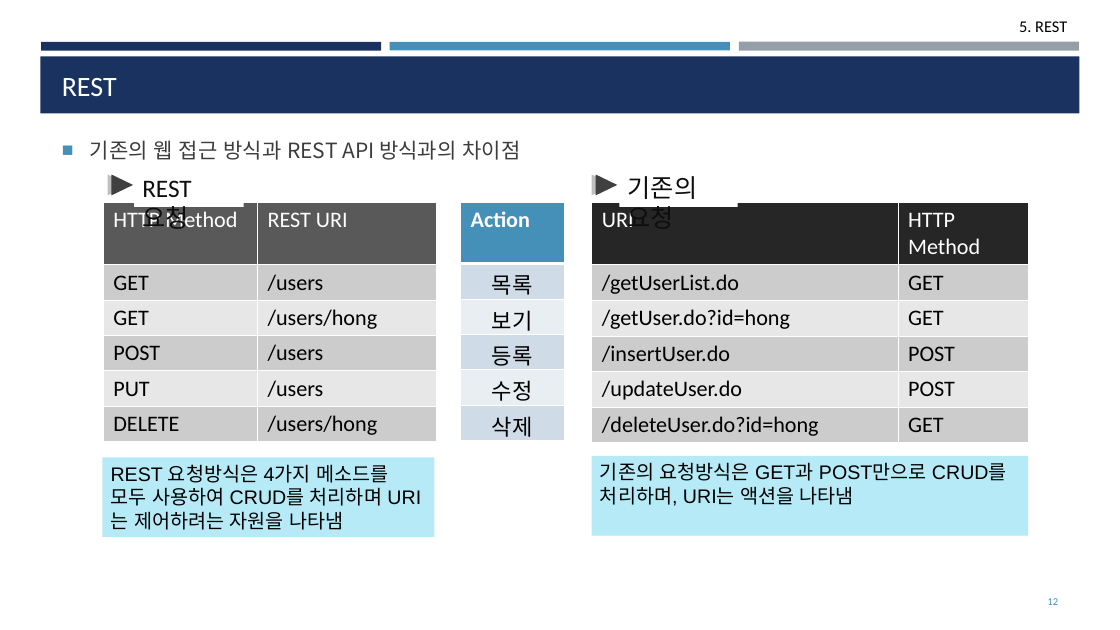
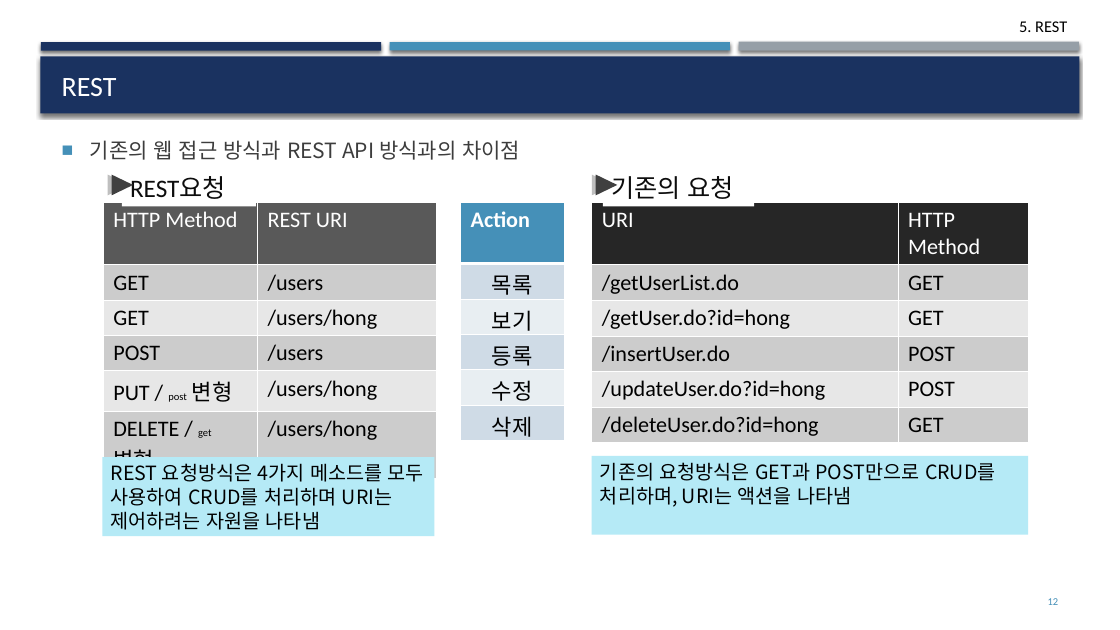
Before and after one commit to deukvely/spring, a slide deck: slide 12 of PPT/06_REST.pptx. Drawn at 1120x630 pixels with LibreOffice and Linux fonts; fonts in the diff are those of the drawing. Boxes give left, top, right and bottom in pixels: in the first picture for what was removed or moved away, otherwise in the second. Text is boxed around its words. In the diff, an @@ line names an element or a change of style, - is before the commit and + after.

```diff
--- a/PPT/06_REST.pptx
+++ b/PPT/06_REST.pptx
@@ shadow on in 4 elements at [41, 42, 381, 50], [739, 42, 1079, 51], [390, 42, 730, 50], [40, 56, 1080, 113] @@
@@ proportions changed in 4 elements at [111, 174, 133, 195], [592, 174, 614, 195], [596, 174, 618, 195], [108, 174, 130, 195] @@
@@ rectangle "REST요청": place and size @@
-rectangle "REST요청" at [134, 168, 244, 207]
+rectangle "REST요청" at [122, 168, 256, 207]
@@ rectangle "기존의 요청": place and size @@
-rectangle "기존의 요청" at [619, 168, 738, 207]
+rectangle "기존의 요청" at [603, 168, 755, 207]
@@ table at [103, 202, 438, 477] @@
-row 5, column 1: PUT
+row 5, column 1: PUT / post 변형
-row 5, column 2: /users
+row 5, column 2: /users/hong
-row 6, column 1: DELETE
+row 6, column 1: DELETE / get 변형
@@ borders changed @@
@@ table at [592, 202, 1029, 443] @@
-row 5, column 1: /updateUser.do
+row 5, column 1: /updateUser.do?id=hong
@@ borders changed @@
@@ rectangle "REST 요청방식은 4가지 메소드를 모두 ..." at [103, 457, 434, 536]: font Arial to Noto Sans CJK KR @@
@@ rectangle "기존의 요청방식은 GET과 POST만으로 CRUD를 ..." at [592, 456, 1028, 535]: font Arial to Noto Sans CJK KR @@
```
Also in this commit, not shown: 27 other slides changed, 9 other files.
